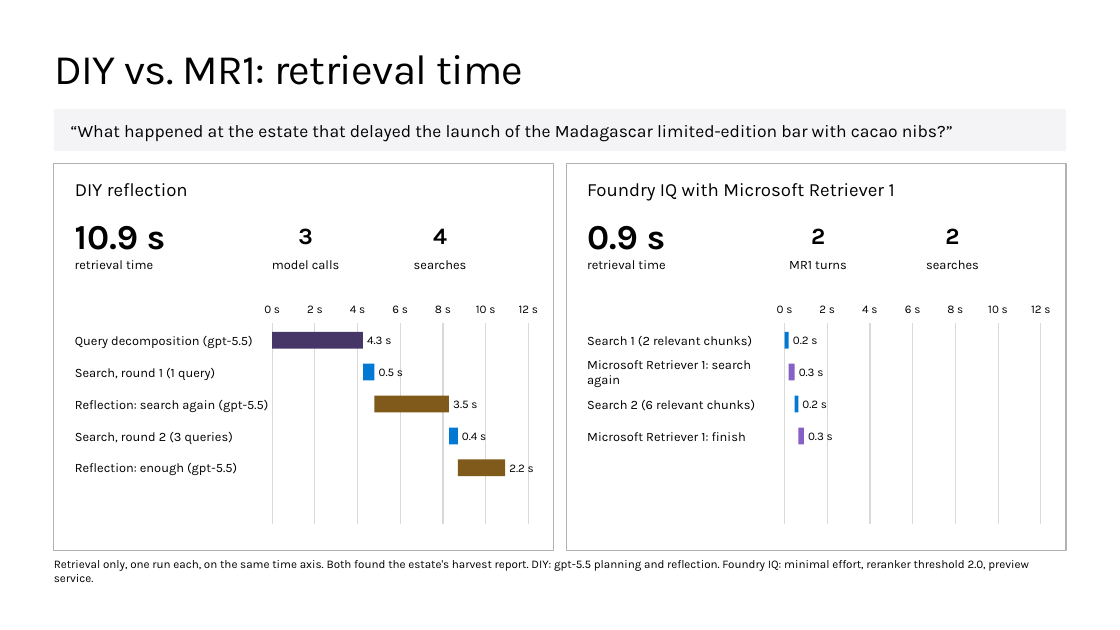
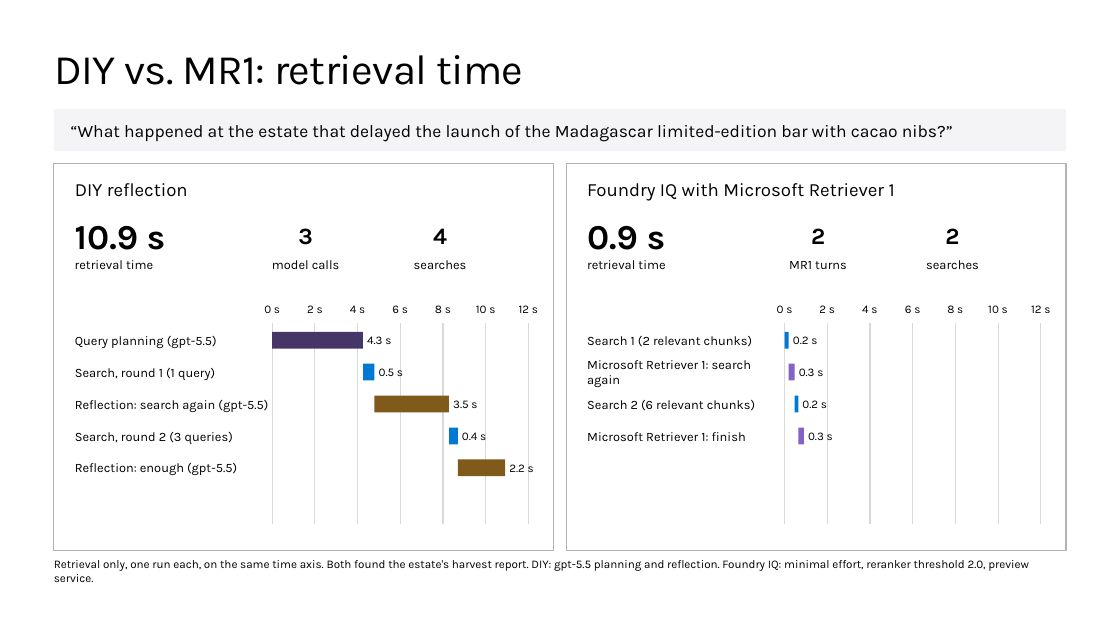
Before and after one commit to microsoft/ignite26-BRK300-building-agentic-retrieval-from-diy-to-foundry-iq, a slide deck: slide 30 of IgniteBRK300-WorkingDeck.pptx. Drawn at 1120x630 pixels with LibreOffice and Linux fonts; fonts in the diff are those of the drawing; background and template pictures are left out. Boxes give left, top, right and bottom in pixels: in the first picture for what was removed or moved away, otherwise in the second. Text is boxed around its words. In the diff, an @@ line names an element or a change of style, - is before the commit and + after.

Commit message:
More cleanups of query planning

```diff
--- a/IgniteBRK300-WorkingDeck.pptx
+++ b/IgniteBRK300-WorkingDeck.pptx
@@ text at <box>75,336,217,348</box>: text changed @@
-Query decomposition (gpt-5.5)
+Query planning (gpt-5.5)
```
Also in this commit, not shown: 16 other slides changed, 15 slides removed, 38 other files.
